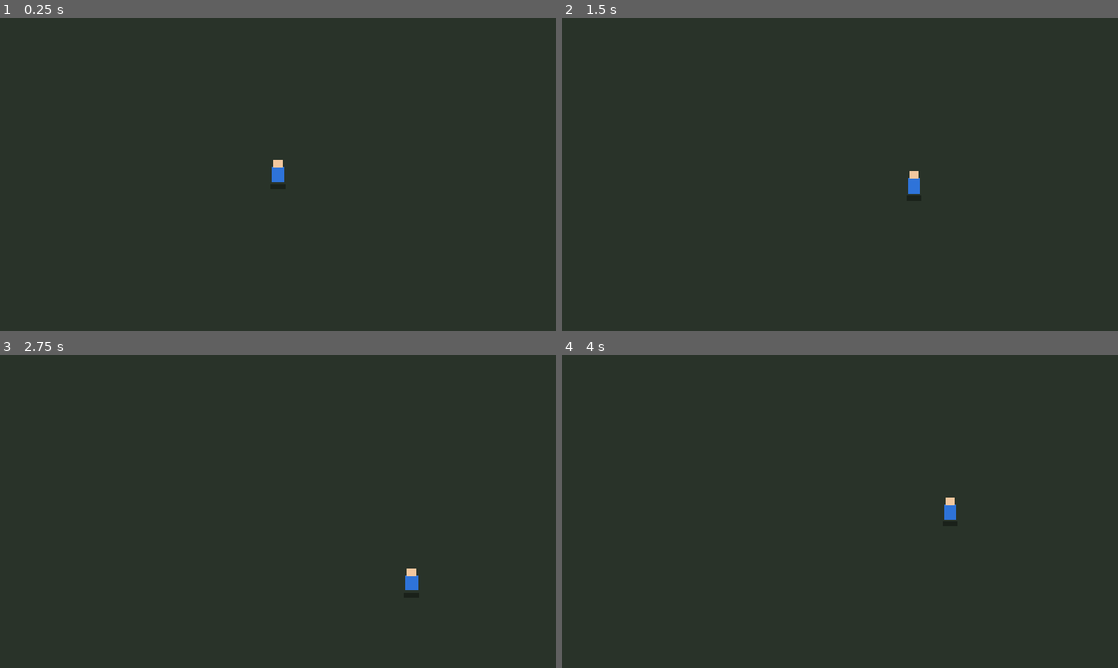
Above: before the commit, frames 1-4 (two rows, left to right).
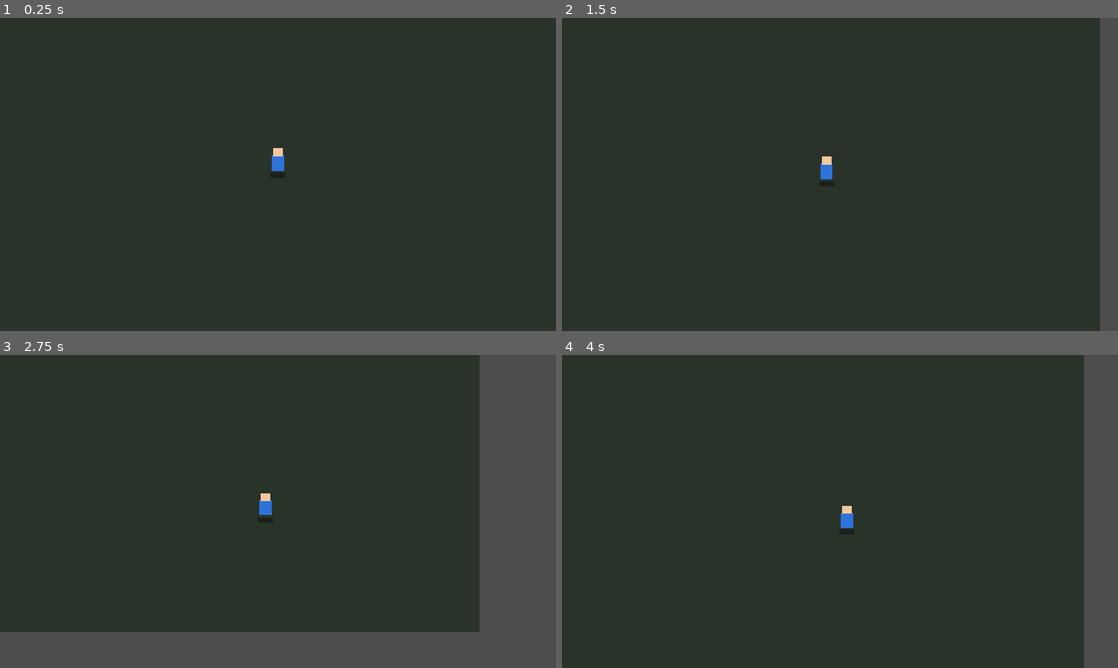
Above: after the commit, the same moments.

Repository: afares8/empire-rush
Game: Godot game, scene res://scenes/Main.tscn
Two runs of this game, one before a commit and one after it. Both use one fixed random seed, a clock stepped at 60 frames per second and the inputs below.
Inputs:
- Up to frame 1 (0.25 s): no input
- Up to frame 2 (1.5 s): tap Enter at 0.5 s; hold D (move_right) 0.53-1.28 s; hold E (interact) 0.53-1.28 s; hold S (move_down) from 1.28 s (still down); tap E (interact) at 1.35 s
- Up to frame 3 (2.75 s): release S (move_down) at 2.03 s; hold D (move_right) from 2.03 s (still down); hold E (interact) from 2.03 s (still down)
- Up to frame 4 (4 s): release D (move_right) at 2.78 s; release E (interact) at 2.78 s; hold W (move_up) 2.78-3.53 s; tap E (interact) at 2.85 s; hold A (move_left) from 3.53 s (still down); hold E (interact) from 3.53 s (still down)

The runs differ from the first frame. In frame 1, 0.2% of the frame differs, in the area x 48-52%, y 41-53%; in frame 2, 3.5%; in frame 3, 24%, in the area x 0-100%, y 0-100%; in frame 4, 6.4%.

Commit message:
overnight: ronda 1 iter 1 (WIP)

Diff:
--- a/scenes/Main.tscn
+++ b/scenes/Main.tscn
@@ -1,7 +1,8 @@
-[gd_scene load_steps=3 format=3 uid="uid://main_scene_ter"]
+[gd_scene load_steps=4 format=3 uid="uid://main_scene_ter"]
 
 [ext_resource type="Script" path="res://scripts/game/main.gd" id="1_main"]
 [ext_resource type="PackedScene" path="res://scenes/Player.tscn" id="2_player"]
+[ext_resource type="Script" path="res://scripts/game/camera.gd" id="3_camera"]
 
 [node name="Main" type="Node2D"]
 script = ExtResource("1_main")
@@ -21,3 +22,4 @@
 [node name="Camera2D" type="Camera2D" parent="World"]
 position = Vector2(0, 0)
 zoom = Vector2(1, 1)
+script = ExtResource("3_camera")
--- a/scripts/game/camera.gd
+++ b/scripts/game/camera.gd
@@ -1,34 +1,44 @@
 # Camera — cámara top-down que sigue al jugador suavemente (LOOP-2).
-# Zoom out suficiente para ver el puesto + una zona bloqueada cercana.
-# Lerp suave para que el seguimiento se sienta cinemático, no rígido.
-class_name FollowCamera
+# Look-ahead en la dirección de movimiento para que el jugador vea hacia
+# dónde va. Zoom configurable para mostrar el puesto + zona bloqueada
+# cercana. Mucho feel: smoothing exponencial, no lineal, para que se
+# sienta cinematográfico sin lag perceptible.
+class_name GameCamera
 extends Camera2D
 
-@export var target_path: NodePath = ^""
-@export var follow_speed: float = 6.0  # mayor = más rígido
-@export var look_ahead: float = 60.0   # adelanta la cámara en la dir de movimiento
+@export var follow_speed: float = 6.0  # mayor = más reactivo
+@export var look_ahead: float = 70.0   # offset en dir de movimiento
+@export var look_ahead_speed: float = 4.0
+@export var zoom_target: Vector2 = Vector2(1.0, 1.0)
 
-var _target: Node2D = null
-var _desired_pos: Vector2 = Vector2.ZERO
+var _player: Node = null
+var _look_ahead_pos: Vector2 = Vector2.ZERO
 
 func _ready() -> void:
-	if target_path != ^"":
-		_target = get_node_or_null(target_path)
-	if _target:
-		_desired_pos = _target.position
-		global_position = _desired_pos
-		make_current()
+	# Buscar al jugador por ruta relativa (Camera2D está en World/).
+	_player = get_node_or_null("../Player")
+	if _player == null:
+		push_warning("[Camera] Player no encontrado, cámara estática")
+	position_smoothing_enabled = false  # hacemos el smoothing a mano
+	zoom = zoom_target
 
 func _physics_process(delta: float) -> void:
-	if not _target or not is_instance_valid(_target):
-		return
-	# Look-ahead suave basado en facing/velocity del player si lo expone.
-	var ahead: Vector2 = Vector2.ZERO
-	if _target.has_method("get") and _target.get("velocity"):
-		var v: Vector2 = _target.velocity
+	if _player == null:
+		_player = get_node_or_null("../Player")
+		if _player == null:
+			return
+
+	# Look-ahead: offset en la dirección del facing/velocidad del jugador.
+	var desired_la: Vector2 = Vector2.ZERO
+	if "facing" in _player:
+		desired_la = Vector2(_player.facing) * look_ahead
+	elif "velocity" in _player:
+		var v: Vector2 = _player.velocity
 		if v.length() > 5.0:
-			ahead = v.normalized() * look_ahead
-	_desired_pos = _target.position + ahead
-	# Lerp exponencial (frame-rate independiente).
-	var t: float = 1.0 - exp(-follow_speed * delta)
-	global_position = global_position.lerp(_desired_pos, t)
+			desired_la = v.normalized() * look_ahead
+	_look_ahead_pos = _look_ahead_pos.lerp(desired_la, clampf(look_ahead_speed * delta, 0.0, 1.0))
+
+	var target: Vector2 = Vector2(_player.position) + _look_ahead_pos
+	# Smoothing exponencial (frame-rate independiente aprox).
+	var t: float = clampf(follow_speed * delta, 0.0, 1.0)
+	position = position.lerp(target, t)
Not shown, changed: overnight/run_overnight.ps1
